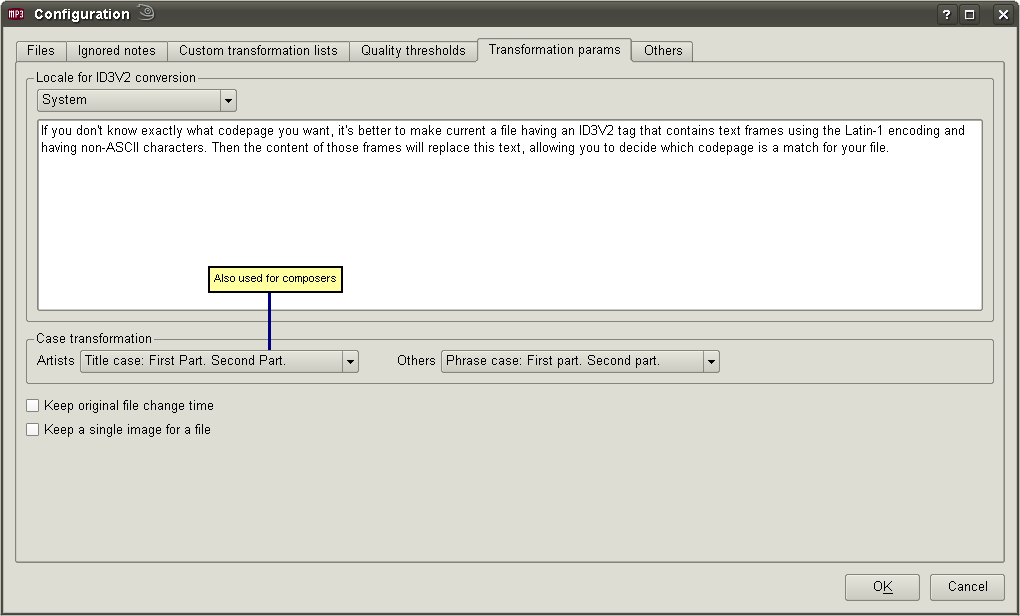
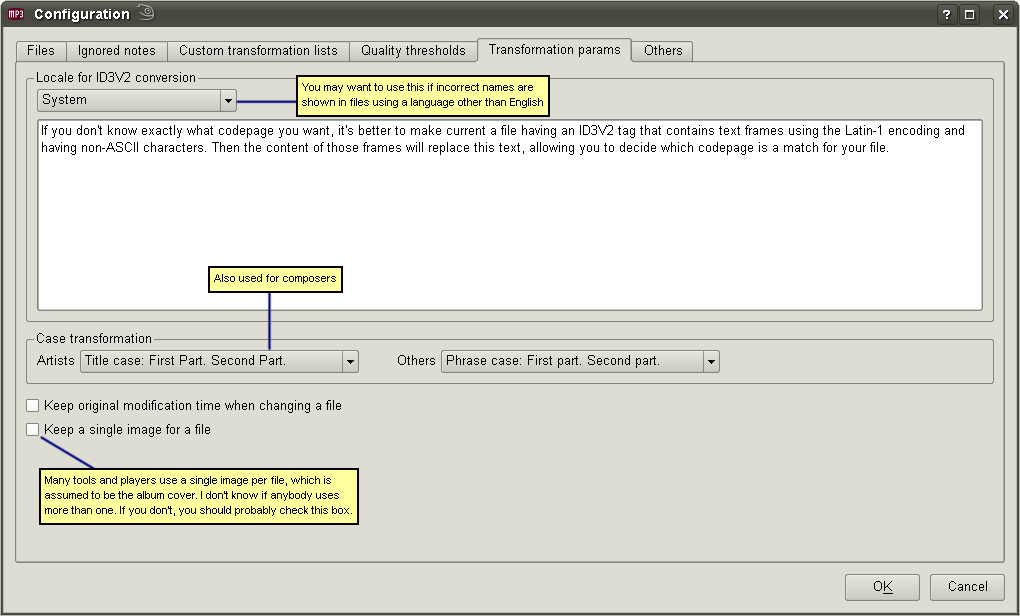
Layers edited between the first and the second 1020x616 image:
added layer "Pasted Layer#5" above "Pasted Layer" over box(39, 468, 359, 525)
moved "Pasted Layer" above "Pasted Layer#1", painted on it over box(39, 75, 550, 525)
added layer "Pasted Layer#2" above "New Layer" over box(39, 99, 308, 478)
hid "New Layer", painted on it over box(40, 100, 307, 476)
added layer "Pasted Layer#4" over box(39, 75, 550, 525)
